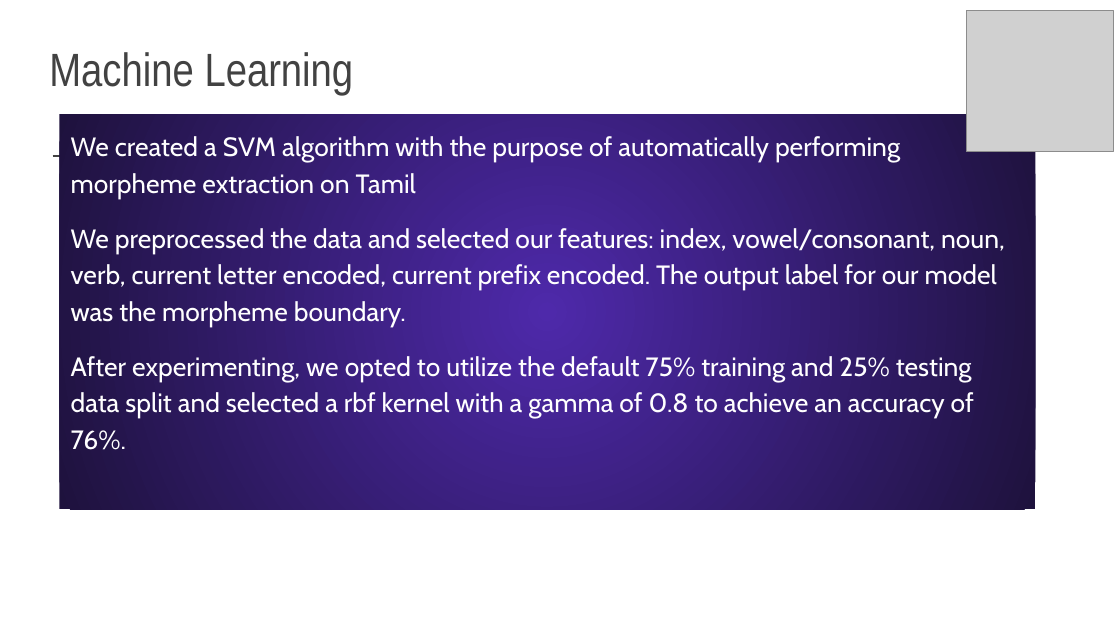
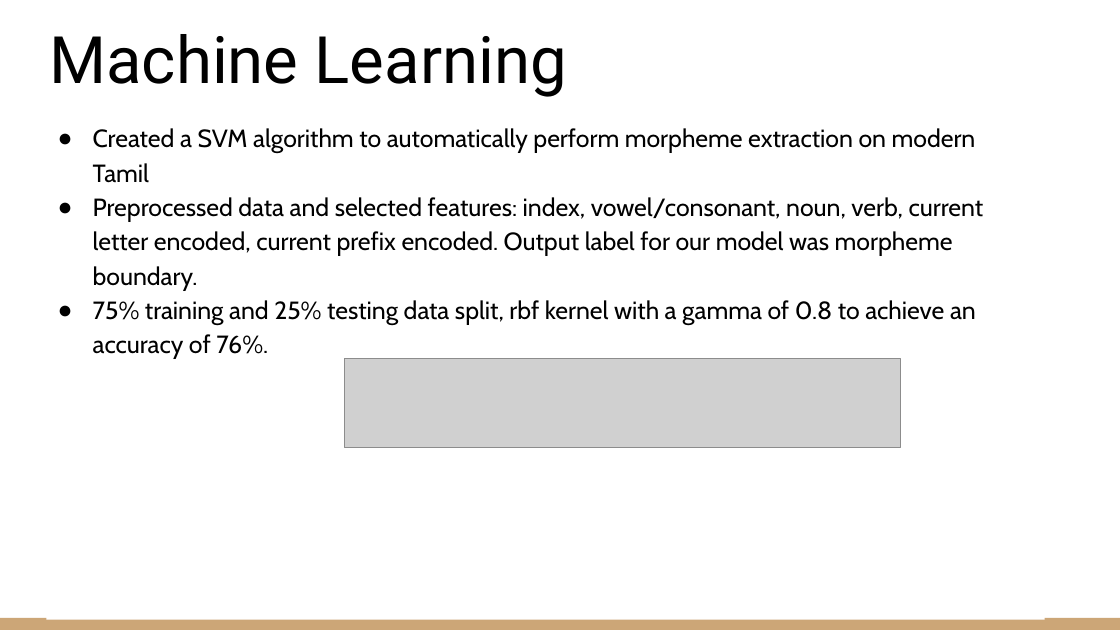
Before and after one commit to Kee2u/Deciphering_the_Indus_Valley_Script, a slide deck: slide 11 of Indus Valley Girls.pptx (slide 7 before the commit). Drawn at 1120x630 pixels with LibreOffice and Linux fonts; fonts in the diff are those of the drawing; grey boxes stand for pictures; background and template pictures are left out. Boxes give left, top, right and bottom in pixels: in the first picture for what was removed or moved away, otherwise in the second. Text is boxed around its words. In the diff, an @@ line names an element or a change of style, - is before the commit and + after.

Commit message:
Adding new ppt

```diff
--- a/Indus Valley Girls.pptx
+++ b/Indus Valley Girls.pptx
@@ title "Machine Learning" at bbox=[49, 34, 567, 97]: size 30 to 42 pt, font Arial Narrow to Roboto, text colour #424242 to #000000 @@
@@ picture removed at bbox=[967, 11, 1113, 152] @@
@@ text "Created a SVM algorithm to ...": place and size @@
-text "Created a SVM algorithm to ..." at bbox=[59, 114, 1035, 510]
+text "Created a SVM algorithm to ..." at bbox=[46, 108, 1044, 619]
@@ text "Created a SVM algorithm to ..." at bbox=[46, 108, 1044, 619]: fill gradient #4E29AA to #1E123D to #FFFFFF @@
@@ text at bbox=[93, 128, 984, 359]: text changed; size 17 to 16 pt; text colour #FFFFFF to #000000 @@
-We created a SVM algorithm with the purpose of automatically performing morpheme extraction on Tamil
-We preprocessed the data and selected our features: index, vowel/consonant, noun, verb, current letter encoded, current prefix encoded. The output label for our model was the morpheme boundary.
-After experimenting, we opted to utilize the default 75% training and 25% testing data split and selected a rbf kernel with a gamma of 0.8 to achieve an accuracy of 76%.
+● Created a SVM algorithm to automatically perform morpheme extraction on modern Tamil
+● Preprocessed data and selected features: index, vowel/consonant, noun, verb, current letter encoded, current prefix encoded. Output label for our model was morpheme boundary.
+● 75% training and 25% testing data split, rbf kernel with a gamma of 0.8 to achieve an accuracy of 76%.
@@ line removed from (53, 156) to (128, 156) @@
@@ picture added at bbox=[345, 358, 900, 448] @@
@@ rectangle added at bbox=[0, 618, 1120, 630], fill #CCA677 @@
```
Also in this commit, not shown: 4 other slides changed, 9 slides added, 3 slides removed, 1 other file.
